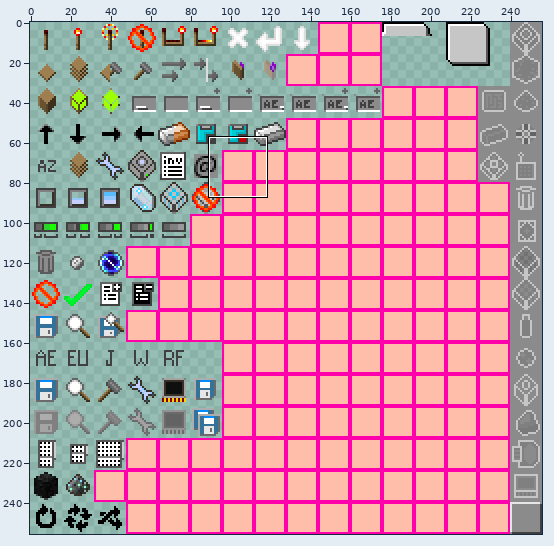
One commit to this sprite sheet: src/main/resources/assets/appliedenergistics2/textures/guis/states.png. The first picture is a wide view before the edit; the outline marks the close-up.
Close-up. Before:
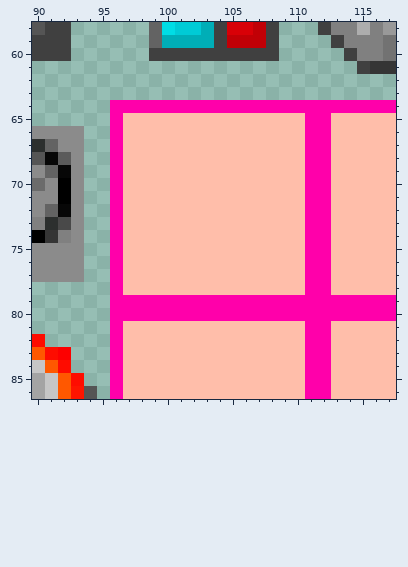
The file is 256x256 pixels. Colours within 5 levels of each other are drawn and written as one. Shown: x 90..117, y 58..86.
Once edited:
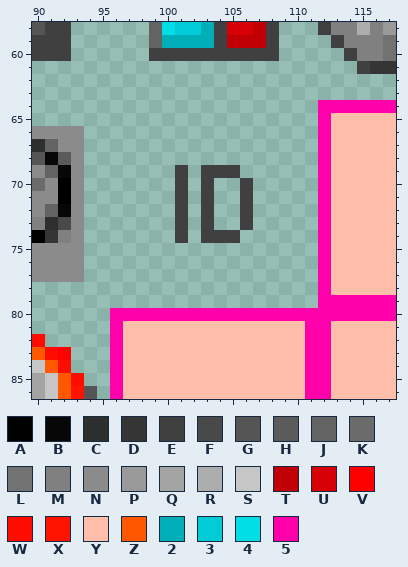
Palette (. is transparent): A #000000  B #070707  C #2c2f2e  D #353535  E #404040  F #494949  G #555555  H #5b5b5b  J #636363  K #6b6b6b  L #727272  M #808080  N #8b8b8b  P #999999  Q #a4a4a4  R #adadad  S #c6c6c6  T #c10006  U #d80007  V #fd0000  W #fe0c00  X #fe1400  Y #ffbeaa  Z #ff5800  2 #00aeb7  3 #00cbd6  4 #00dde5  5 #ff00aa
What changed:
Changed rows in their new state; - is an unchanged pixel.
first column x 96:
64 ................
65 ................
66 ................
67 ................
68 ................
69 .....E.EEE......
70 .....E.E..E.....
71 .....E.E..E.....
72 .....E.E..E.....
73 .....E.E..E.....
74 .....E.EEE......
75 ................
76 ................
77 ................
78 ................
79 ................
Changed places in both close-ups, as pixel boxes (x1, y1, x2, y2):
changed: (110, 100, 318, 308)
